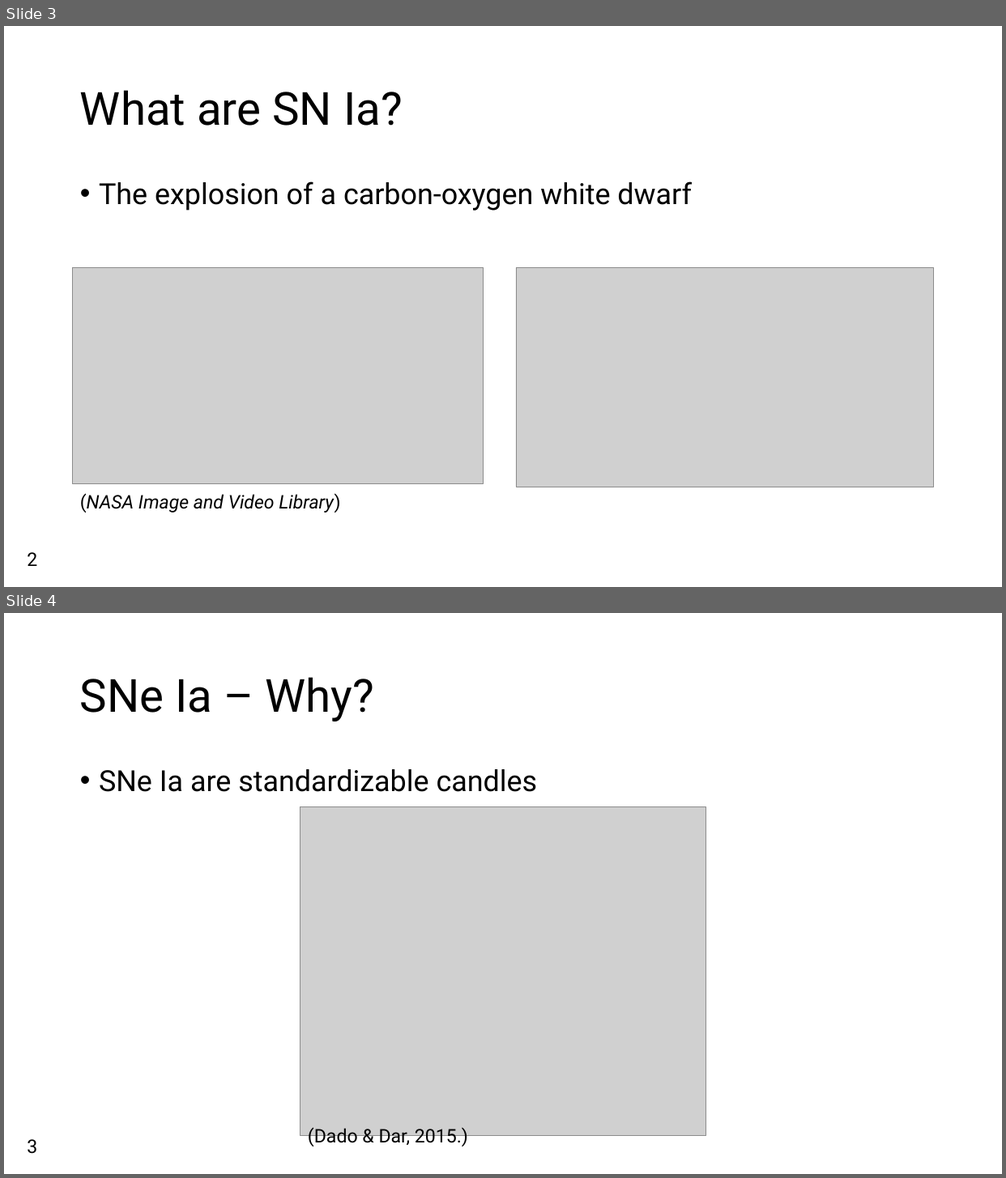
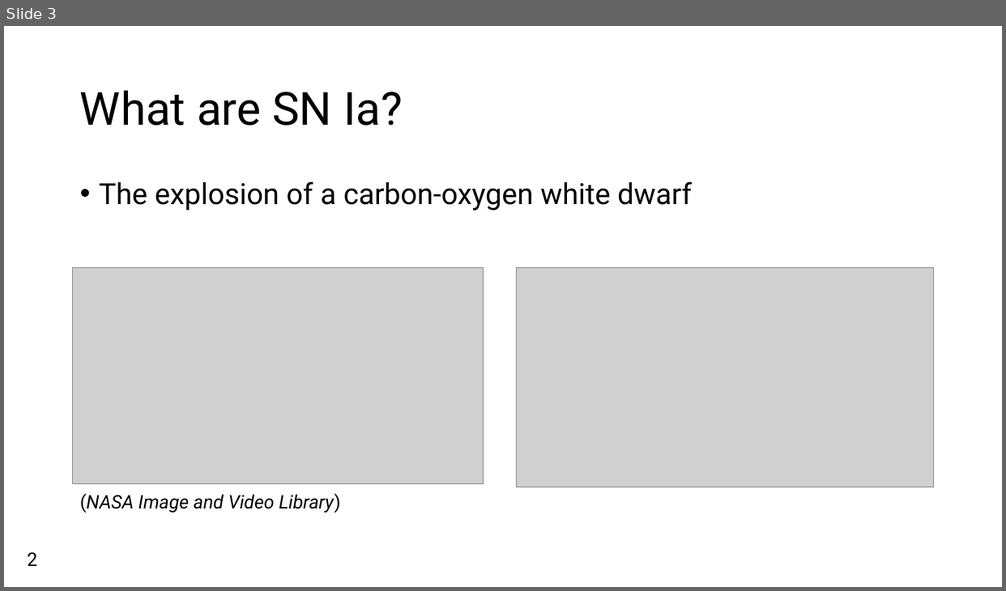
Before and after one commit to Webd0g/Honours_Project, a slide deck: Oral_presentation/Oral_Presentation.pptx. Shown one above the other, each under a label of ours: slides 3 and 4 before the commit, slide 3 after it. The pictures are 1006x1178 and 1006x591 pixels, drawn with LibreOffice and Linux fonts; fonts in the diff are those of the drawing; grey boxes stand for pictures; background and template pictures are left out. Boxes give left, top, right and bottom in pixels: in the first picture for what was removed or moved away, otherwise in the second. Text is boxed around its words. In the diff, an @@ line names an element or a change of style, - is before the commit and + after.

```diff
--- a/Oral_presentation/Oral_Presentation.pptx
+++ b/Oral_presentation/Oral_Presentation.pptx
@@ slide 4 removed at (4,613,1002,1174), background picture (left out) @@
@@ title removed at (80,677,374,722) @@
-SNe Ia – Why?
@@ text removed at (99,769,538,792) @@
-• SNe Ia are standardizable candles
@@ picture removed at (300,807,705,1136) @@
@@ text removed at (27,1139,37,1154) @@
-3
@@ text removed at (308,1127,468,1147) @@
-(Dado & Dar, 2015.)
```
Also in this commit, not shown: 5 slides changed, 3 slides added, 1 other slide removed, 14 other files.
